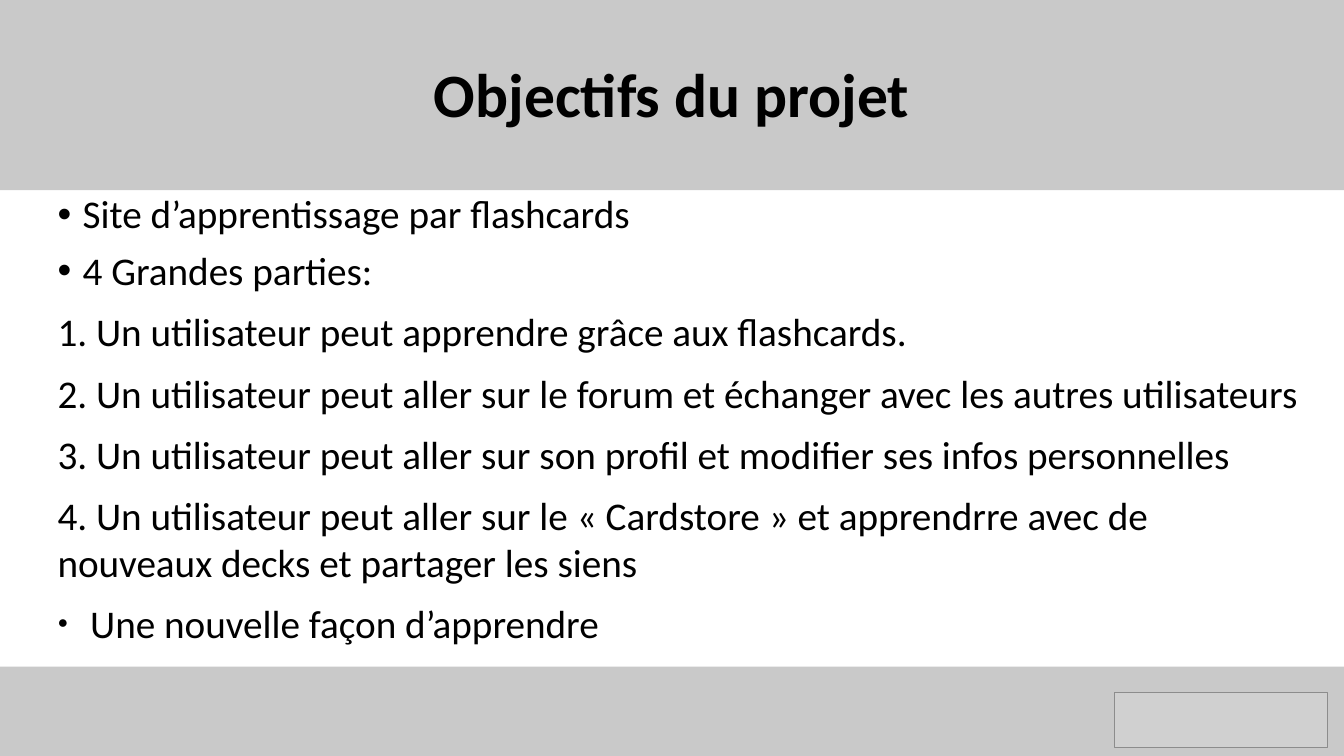
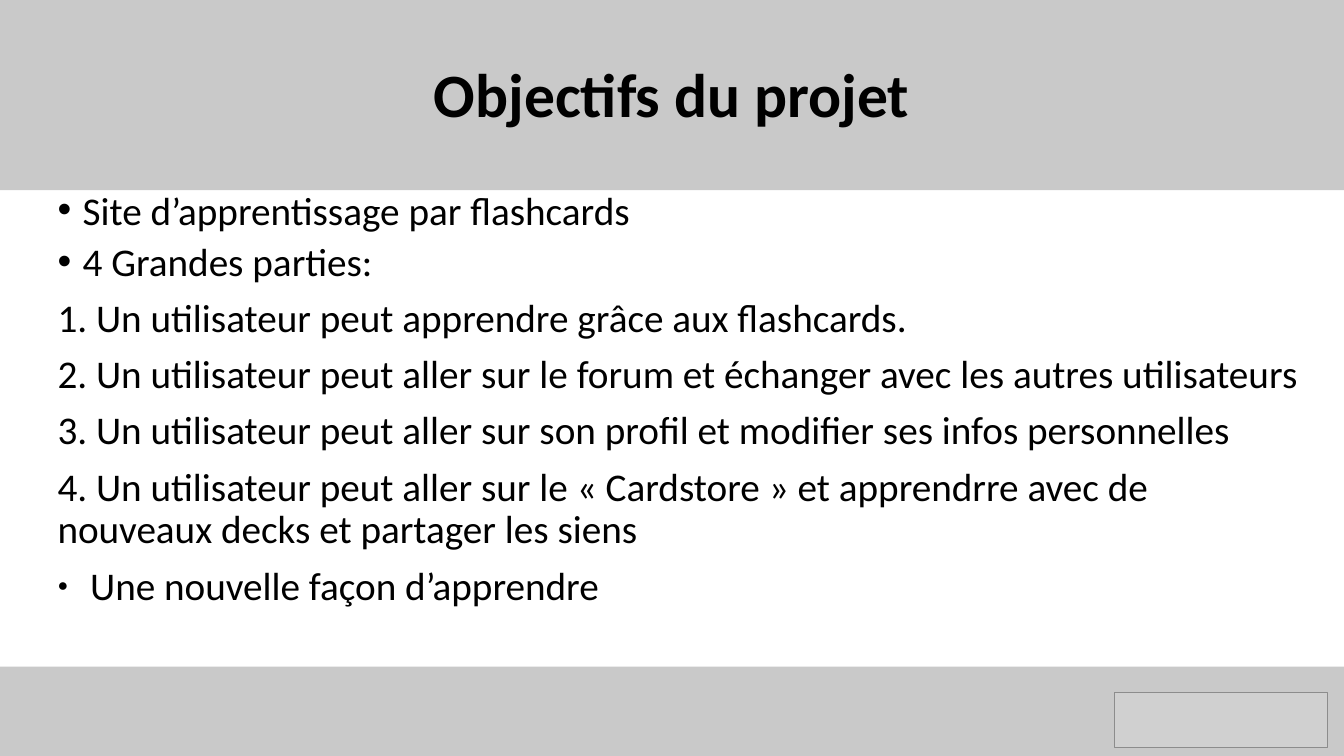
Before and after one commit to benjaminrodriguez/MemoCards, a slide deck: slide 3 of MemoCards_Ite1.pptx. Drawn at 1344x756 pixels with LibreOffice and Linux fonts; fonts in the diff are those of the drawing; grey boxes stand for pictures. Boxes give left, top, right and bottom in pixels: in the first picture for what was removed or moved away, otherwise in the second. Text is boxed around its words. In the diff, an @@ line names an element or a change of style, - is before the commit and + after.

```diff
--- a/MemoCards_Ite1.pptx
+++ b/MemoCards_Ite1.pptx
@@ text "Site d’apprentissage par flashcards" at box(58, 197, 1297, 607): line spacing 0.9 to 0.8; line spacing 1 to 0.9 @@
```
Also in this commit, not shown: 1 other slide changed, 2 other files.
